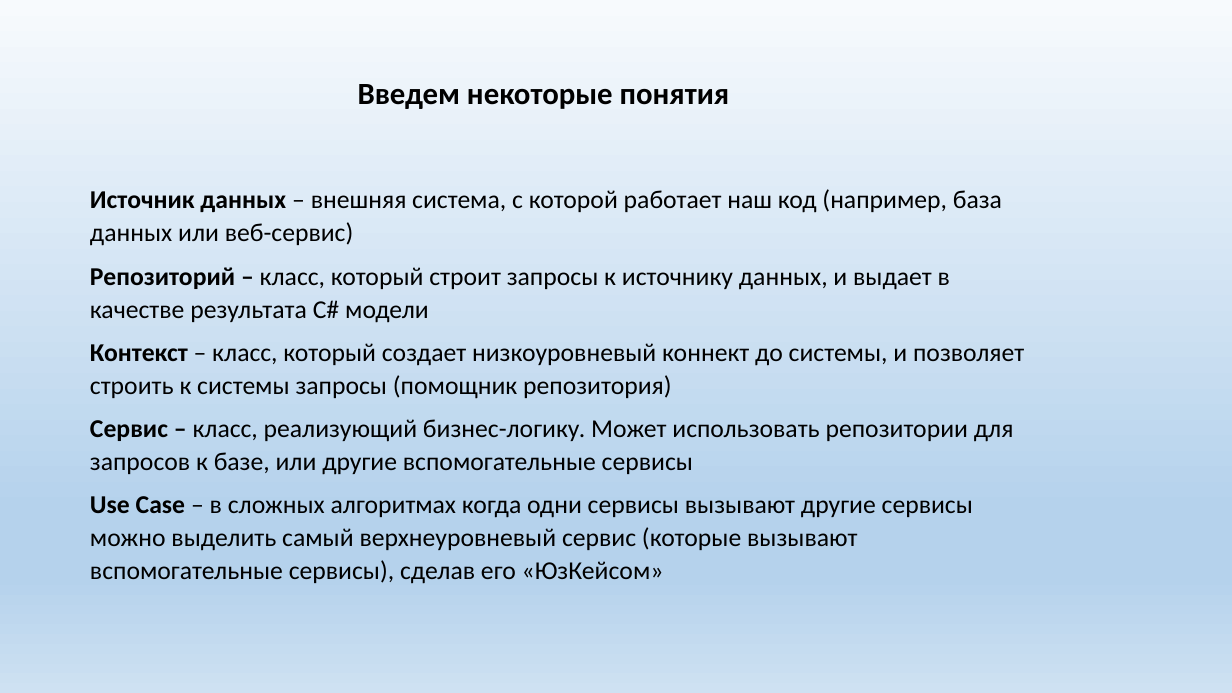
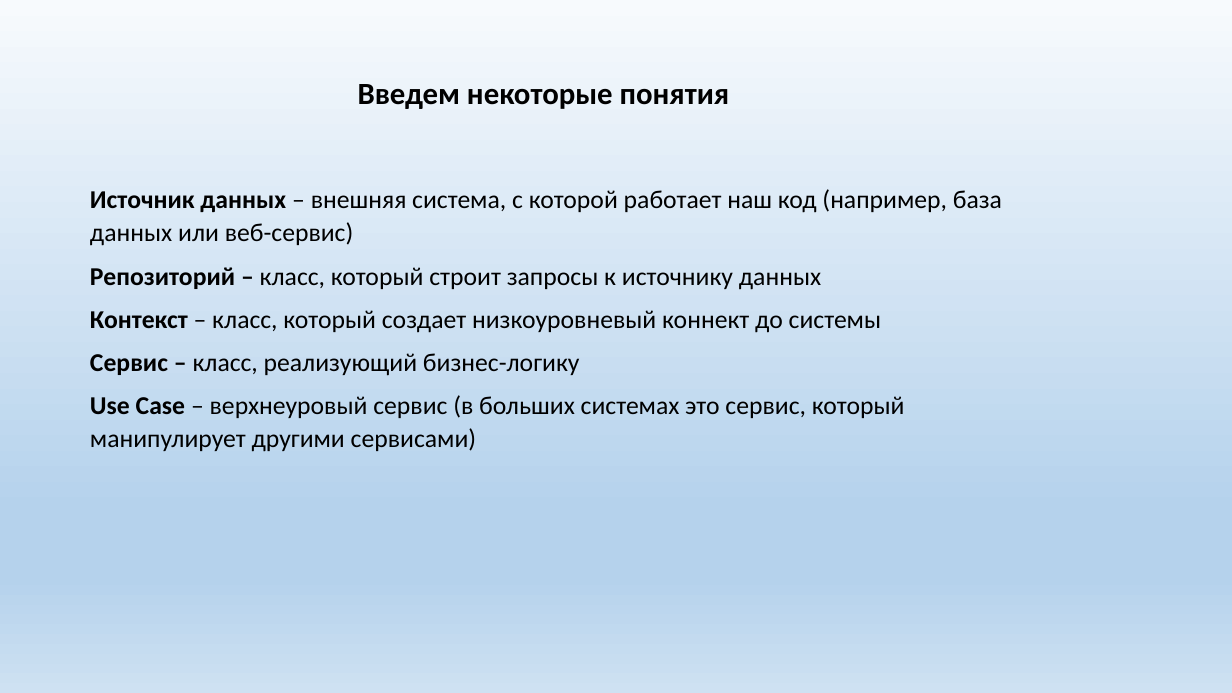
Before and after one commit to sergeyryskulov/Presentations, a slide deck: slide 5 of 10. Стандарты группы DocsVision/Стандарты на архитектуру кода группы DocsVision.pptx (slide 4 before the commit). Drawn at 1232x693 pixels with LibreOffice and Linux fonts; fonts in the diff are those of the drawing. Boxes give left, top, right and bottom in pixels: in the first picture for what was removed or moved away, otherwise in the second. Text is boxed around its words. In the diff, an @@ line names an element or a change of style, - is before the commit and + after.

```diff
--- a/10. Стандарты группы DocsVision/Стандарты на архитектуру кода группы DocsVision.pptx
+++ b/10. Стандарты группы DocsVision/Стандарты на архитектуру кода группы DocsVision.pptx
@@ text at (x1=90, y1=267, x2=905, y2=452): text changed @@
-Репозиторий – класс, который строит запросы к источнику данных, и выдает в качестве результата C# модели
-Контекст – класс, который создает низкоуровневый коннект до системы, и позволяет строить к системы запросы (помощник репозитория)
-Сервис – класс, реализующий бизнес-логику. Может использовать репозитории для запросов к базе, или другие вспомогательные сервисы
-Use Case – в сложных алгоритмах когда одни сервисы вызывают другие сервисы можно выделить самый верхнеуровневый сервис (которые вызывают вспомогательные сервисы), сделав его «ЮзКейсом»
+Репозиторий – класс, который строит запросы к источнику данных
+Контекст – класс, который создает низкоуровневый коннект до системы
+Сервис – класс, реализующий бизнес-логику
+Use Case – верхнеуровый сервис (в больших системах это сервис, который манипулирует другими сервисами)
```
Also in this commit, not shown: 2 other slides changed, 4 slides added, 2 slides removed.
